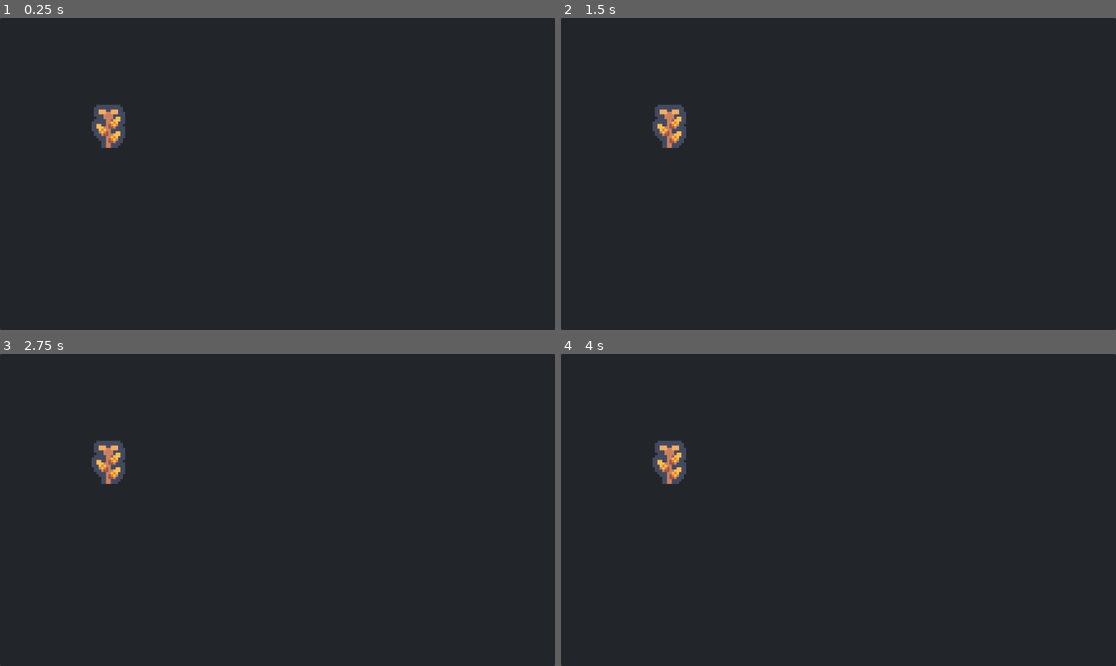
Above: before the commit, frames 1-4 (two rows, left to right).
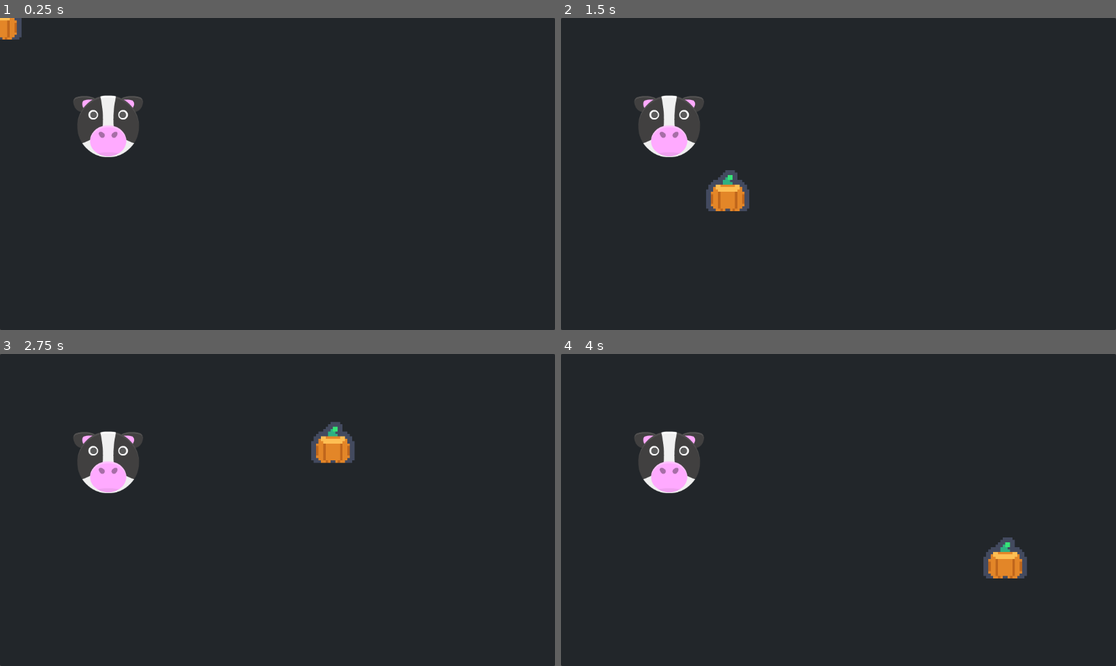
Above: after the commit, the same moments.

Repository: goessm/magic-poop
Game: Godot game, scene res://FarmScene/farm_scene.tscn
Two runs of this game, one before a commit and one after it. Both use one fixed random seed, a clock stepped at 60 frames per second and the inputs below. Before the commit the project has no main scene; this scene is started directly in both runs.
Inputs (mouse positions are in pixels of both pictures, inside the frame that each line leads up to):
- Up to frame 1 (0.25 s): no input
- Up to frame 2 (1.5 s): tap Enter at 0.5 s; move the mouse to (960, 158) at 0.52 s; tap Space at 1.25 s; move the mouse to (727, 189) at 1.27 s
- Up to frame 3 (2.75 s): tap Enter at 2 s; move the mouse to (333, 441) at 2.02 s
- Up to frame 4 (4 s): tap Space at 2.75 s; move the mouse to (810, 572) at 2.77 s; tap Enter at 3.5 s; move the mouse to (1005, 556) at 3.52 s

The runs differ from the first frame. In frame 1, 2.2% of the frame differs, in the area x 0-26%, y 0-45%; in frame 2, 2.7%; in frame 3, 2.7%, in the area x 13-64%, y 21-45%; in frame 4, 2.7%.

Commit message:
Added apple and cow

Diff:
--- /dev/null
+++ b/FarmScene/Animals/Cow/FeedArea.gd
@@ -0,0 +1,7 @@
+extends Area2D
+
+func _on_area_entered(area: Area2D):
+	if area.is_in_group(Groups.Food):
+		var food = area.get_parent()
+		if food is FoodItem:
+			pass
--- a/FarmScene/Animals/Cow/cow.tscn
+++ b/FarmScene/Animals/Cow/cow.tscn
@@ -1,9 +1,14 @@
-[gd_scene load_steps=2 format=3 uid="uid://b0xmlhjr1ckxn"]
+[gd_scene load_steps=3 format=3 uid="uid://b0xmlhjr1ckxn"]
 
-[ext_resource type="Texture2D" uid="uid://d1cngc6a5tkye" path="res://Assets/Placeholders/Kenney/Farm/Tiles/tile_0107.png" id="1_763ld"]
+[ext_resource type="Texture2D" uid="uid://cmy5lwalx6dj5" path="res://Assets/Placeholders/Kenney/AnimalPack/PNG/Round/cow.png" id="1_38hto"]
+[ext_resource type="PackedScene" uid="uid://coocu7sf55534" path="res://FarmScene/Animals/FeedArea/feed_area.tscn" id="2_2jqdx"]
 
 [node name="Cow" type="Node2D"]
 
 [node name="Sprite2D" type="Sprite2D" parent="."]
-scale = Vector2(5, 5)
-texture = ExtResource("1_763ld")
+texture = ExtResource("1_38hto")
+
+[node name="FeedArea" parent="." instance=ExtResource("2_2jqdx")]
+position = Vector2(0, 50)
+
+[node name="WanderBehaviour" type="Node" parent="."]
--- /dev/null
+++ b/FarmScene/Animals/FeedArea/feed_area.tscn
@@ -0,0 +1,14 @@
+[gd_scene load_steps=3 format=3 uid="uid://coocu7sf55534"]
+
+[ext_resource type="Script" path="res://FarmScene/Animals/Cow/FeedArea.gd" id="1_vdp3t"]
+
+[sub_resource type="CircleShape2D" id="CircleShape2D_48y0k"]
+radius = 55.0
+
+[node name="FeedArea" type="Area2D"]
+script = ExtResource("1_vdp3t")
+
+[node name="CollisionShape2D" type="CollisionShape2D" parent="."]
+shape = SubResource("CircleShape2D_48y0k")
+
+[connection signal="area_entered" from="." to="." method="_on_area_entered"]
--- /dev/null
+++ b/FarmScene/Food/apple.tscn
@@ -0,0 +1,23 @@
+[gd_scene load_steps=5 format=3 uid="uid://qfygb7po01f4"]
+
+[ext_resource type="Texture2D" uid="uid://ccf7vsltur1ul" path="res://Assets/Placeholders/Kenney/Farm/Tiles/tile_0004.png" id="1_a2k0w"]
+[ext_resource type="Script" path="res://FarmScene/Food/food_item.gd" id="1_yquj6"]
+[ext_resource type="Script" path="res://Input/FollowMouse.gd" id="3_81qxd"]
+
+[sub_resource type="CircleShape2D" id="CircleShape2D_rmn4v"]
+radius = 41.4367
+
+[node name="apple" type="Node2D"]
+script = ExtResource("1_yquj6")
+
+[node name="Sprite2D" type="Sprite2D" parent="."]
+scale = Vector2(5, 5)
+texture = ExtResource("1_a2k0w")
+
+[node name="CollisionArea" type="Area2D" parent="."]
+
+[node name="CollisionShape2D" type="CollisionShape2D" parent="CollisionArea"]
+shape = SubResource("CircleShape2D_rmn4v")
+
+[node name="FollowMouse" type="Node" parent="."]
+script = ExtResource("3_81qxd")
--- /dev/null
+++ b/FarmScene/Food/food_item.gd
@@ -0,0 +1,18 @@
+class_name FoodItem
+extends Node
+
+@export var type: FoodType
+@onready var collision_area = $CollisionArea
+
+
+enum FoodType {
+	Apple,
+	Orange
+}
+
+func _ready():
+	# group for food detection
+	collision_area.add_to_group(Groups.Food)
+
+func get_eaten():
+	queue_free()
--- a/FarmScene/farm_scene.tscn
+++ b/FarmScene/farm_scene.tscn
@@ -1,7 +1,8 @@
-[gd_scene load_steps=3 format=3 uid="uid://d2lwdlovqpyli"]
+[gd_scene load_steps=4 format=3 uid="uid://d2lwdlovqpyli"]
 
 [ext_resource type="PackedScene" uid="uid://b0xmlhjr1ckxn" path="res://FarmScene/Animals/Cow/cow.tscn" id="1_2lqmr"]
 [ext_resource type="Script" path="res://FarmScene/Animals/Cow/cow.gd" id="2_hxhta"]
+[ext_resource type="PackedScene" uid="uid://qfygb7po01f4" path="res://FarmScene/Food/apple.tscn" id="3_rqvr6"]
 
 [node name="FarmScene" type="Node"]
 
@@ -21,3 +22,5 @@
 [node name="Cow" parent="Farm" instance=ExtResource("1_2lqmr")]
 position = Vector2(225, 225)
 script = ExtResource("2_hxhta")
+
+[node name="apple" parent="Farm" instance=ExtResource("3_rqvr6")]
--- /dev/null
+++ b/Global/Groups.gd
@@ -0,0 +1,4 @@
+extends Node
+
+const Food = "Food"
+const Enemy = "Enemy"
--- /dev/null
+++ b/Input/FollowMouse.gd
@@ -0,0 +1,16 @@
+extends Node
+
+var parent: Node2D
+
+func _ready():
+	var p = get_parent()
+	if (p is Node2D):
+		parent = p
+
+func _input(event):
+	if (!parent):
+		return
+
+	if event is InputEventMouseMotion:
+		var mousePos = event.position
+		parent.position = mousePos
--- a/project.godot
+++ b/project.godot
@@ -11,12 +11,14 @@
 [application]
 
 config/name="Magic-poop"
+run/main_scene="res://FarmScene/farm_scene.tscn"
 config/features=PackedStringArray("4.1", "GL Compatibility")
 config/icon="res://icon.svg"
 
 [autoload]
 
 EventBus="*res://Global/EventBus.gd"
+Groups="*res://Global/Groups.gd"
 
 [rendering]
 
